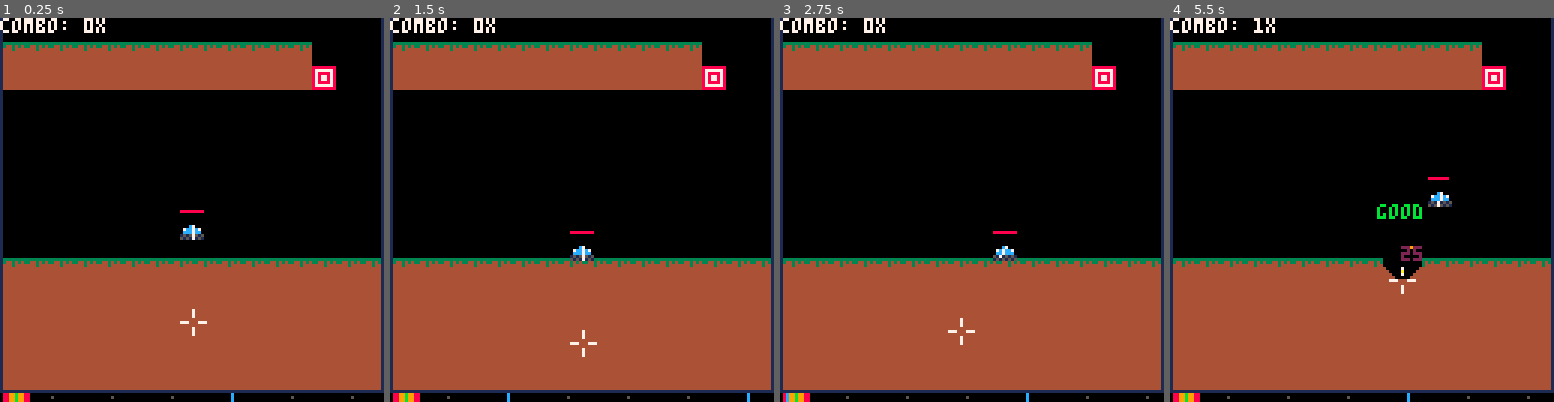
Above: before the commit, frames 1-4 (left to right).
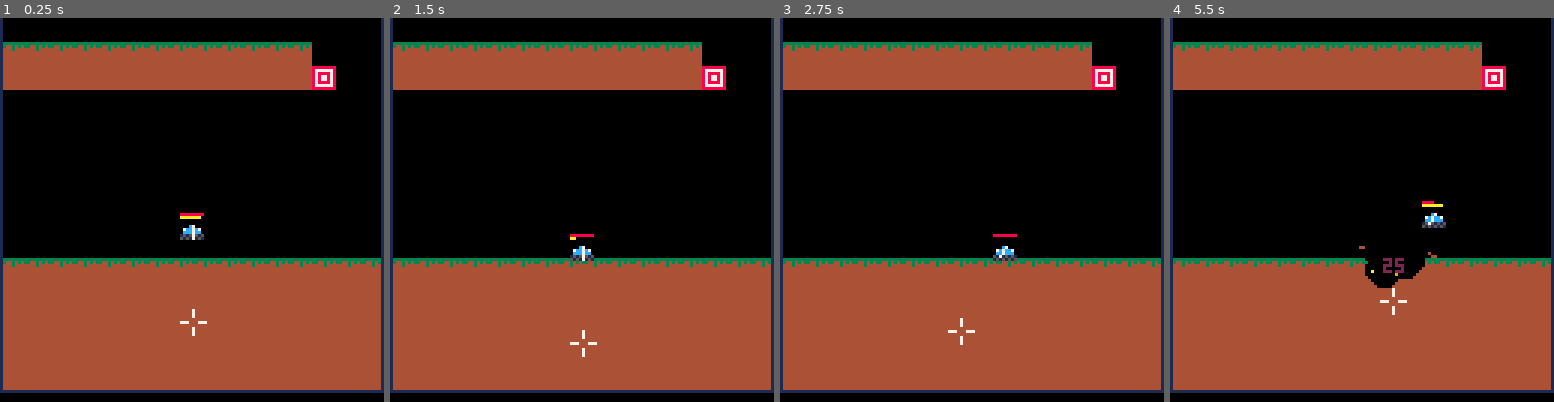
Above: after the commit, the same moments.

Repository: MarrMann/tanks.p8
Game: PICO-8 cartridge tanks.p8
The game is run twice, just before and just after one commit, with the same random seed, the same clock (stepped at 60 frames per second) and the same inputs.
Inputs:
- Up to frame 1 (0.25 s): no input
- Up to frame 2 (1.5 s): tap X (X key) at 0.33, 1.07 s
- Up to frame 3 (2.75 s): hold Right 1.6-2.1 s; tap X (X key) at 1.85 s; hold Up 2.15-2.42 s; hold Right from 2.47 s (still down)
- Up to frame 4 (5.5 s): tap X (X key) at 2.97, 4.08, 5.2 s; release Right at 3.03 s; hold Left 3.08-3.58 s; hold Down 3.63-3.97 s; hold Right 4.02-4.68 s; hold Up 4.73-5.03 s; hold Left from 5.08 s (still down)

The runs differ from the first frame. In frame 1, 0.8% of the frame differs, in the area x 0-93%, y 0-100%; in frame 2, 0.8%; in frame 3, 0.8%; in frame 4, 2.2%, in the area x 0-94%, y 0-100%.

Commit message:
regular cd instead of rhythm

Diff:
--- a/tanks.p8
+++ b/tanks.p8
@@ -23,9 +23,8 @@
 		max_health=100,
 		health_regen=10,
 		is_knocked=false,
-		cd=80,
-		cur_cd=80,
-		tickstep=20
+		cd=60,
+		cur_cd=60,
 	}
 	load_room(0,0)
 end
@@ -125,33 +124,9 @@
 		x_hold_frames += 1
 	elseif x_hold_frames > 0 then
 		if x_hold_frames <= x_tap then
-			if (p.cur_cd<=4 and p.cur_cd>=-4) then
-				acc.combo += 1
-				local accuracy=abs(p.cur_cd)
-				local col=0
-				local text=""
-				if accuracy==0 then
-					text="perfect!"
-					col=10
-				elseif accuracy<=2 then
-					text="good"
-					col=11
-				elseif accuracy<=4 then
-					text="ok"
-					col=9
-				end
-				add(hit_texts,{
-					x=p.x-8,
-					y=p.y-14,
-					col=col,
-					life=25,
-					text=text
-				})
-
-				local spread=abs(p.cur_cd)*0.05
-				spread=rnd(spread)-0.5*spread
-				shoot(p.x,p.y,p.t_angle,p.pow+spread)
-				p.cur_cd += p.cd
+			if (p.cur_cd <= 0) then
+				shoot(p.x,p.y,p.t_angle,p.pow)
+				p.cur_cd = p.cd
 			end
 		end
 		x_hold_frames = 0
@@ -222,25 +197,8 @@
 			p.is_grounded = true
 		end
 	end
-	if p.cur_cd<-5 then
-		p.cur_cd+=p.cd
-
-		add(hit_texts,{
-			x=p.x-8,
-			y=p.y-14,
-			text="miss",
-			col=8,
-			life=25
-		})
-		acc.combo=0
-	end
-	p.cur_cd-=1
-
-	// snd
-	if p.cur_cd==0 or p.cur_cd/p.tickstep==4 then
-		sfx(3,2,0,1)
-	elseif p.cur_cd%p.tickstep==0 then
-		sfx(2,2,0,1)
+	if p.cur_cd>0 then
+		p.cur_cd-=1
 	end
 end
 
@@ -1143,10 +1101,6 @@
 --when entering new room.
 --look upwards first, then down.
 
---cd instead of rythm.
---simple cd as first implementation.
---add cd bars for player and enemies.
-
 --shots should explode on lvl walls.
 
 --more lenient hill traversal
@@ -1172,17 +1126,9 @@
 }
 
 function draw_ui()
-	print("combo: "..acc.combo.."x",0,0,acc.combo_col)
-	draw_acc_marker(125)
-	draw_acc_marker(126)
-	draw_acc_marker(127)
-	draw_player_cd(p.cur_cd,p.cd,126,12,5)
-	draw_cd(p.cur_cd,p.cd,127,12)
-	draw_cd(p.cur_cd,p.cd,126,12)
-	draw_cd(p.cur_cd,p.cd,125,12)
  for e in all(dumb_enemies) do
-		draw_cd(e.cur_cd,e.cd,127,8)
-		draw_healthbar(e.x,e.y,e.health,e.max_health)
+		draw_bar(e.cur_cd,e.cd,e.x,e.y-6,10)
+		draw_bar(e.health,e.max_health,e.x,e.y-7,8)
  end
 
 	if gameover then
@@ -1190,50 +1136,18 @@
 		print("press ❎ to restart", 24, 70, 8)
 		return
 	end
-	draw_healthbar(p.x,p.y,p.health,p.max_health)
-end
-
-function draw_acc_marker(y)
-	pset(1,y,8)
-	pset(2,y,8)
-	pset(3,y,9)
-	pset(4,y,9)
-	pset(5,y,11)
-	pset(6,y,9)
-	pset(7,y,9)
-	pset(8,y,8)
-	pset(9,y,8)
-end
-
-function draw_cd(cur_cd,cd,y,col)
-	local cddraw=cur_cd+5
-	while cddraw < 128 do
-		pset(cddraw,y,col)
-		cddraw+=cd
-	end
-end
-
-function draw_player_cd(cur_cd,cd,y,col,tickcol)
-	local cddraw=cur_cd+5
-	while cddraw < 128 do
-		pset(cddraw,y+1,col)
-		pset(cddraw,y,col)
-		pset(cddraw,y-1,col)
-		cddraw+=cd
-	end
-
-	cddraw -= p.tickstep
-	while cddraw > 0 do
-		pset(cddraw,y,tickcol)
-		cddraw -= p.tickstep
-	end
-end
-
-function draw_healthbar(x,y,hp,max_hp)
+	draw_bar(p.cur_cd,p.cd,p.x,p.y-6,10)
+	draw_bar(p.health,p.max_health,p.x,p.y-7,8)
+end
+
+function draw_bar(cur_t,max_t,x,y,col)
 	local length=7
-	local draw_length=(hp/max_hp)*length
-	line(x-4,y-8,x-4+draw_length,y-8,8)
-end
+	local draw_length=(cur_t/max_t)*length
+	if draw_length > 0 then
+		line(x-4,y,x-4+draw_length,y,col)
+	end
+end
+
 __gfx__
 00000000000000003333333344444444444440004000000000000000330000004000000000000004000000000000000000000000000000000000000000000000
 00000000000000003344343444444444444440004000000000000000343300004400000000000044000000000000000000000000000000000000000000000000
